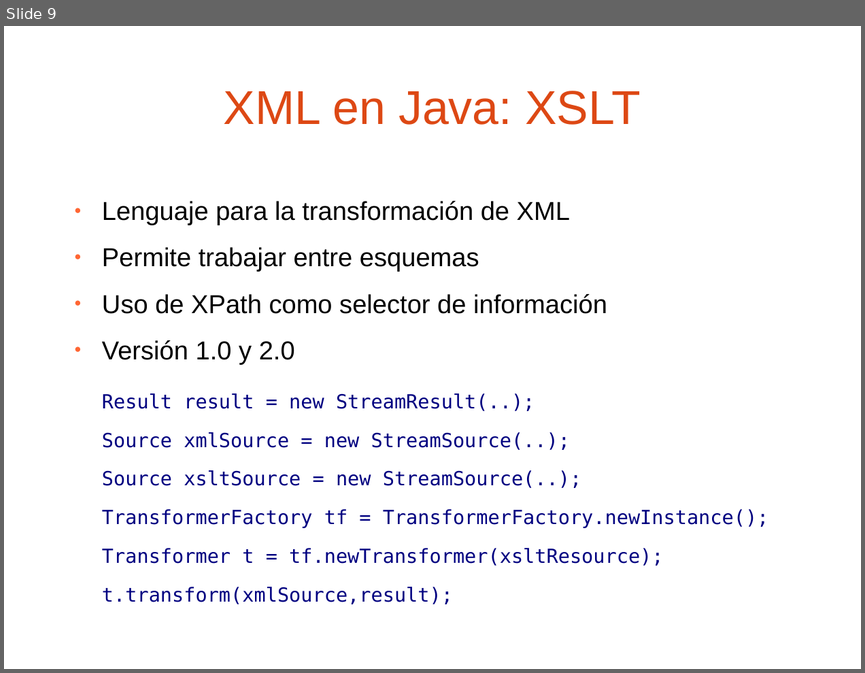
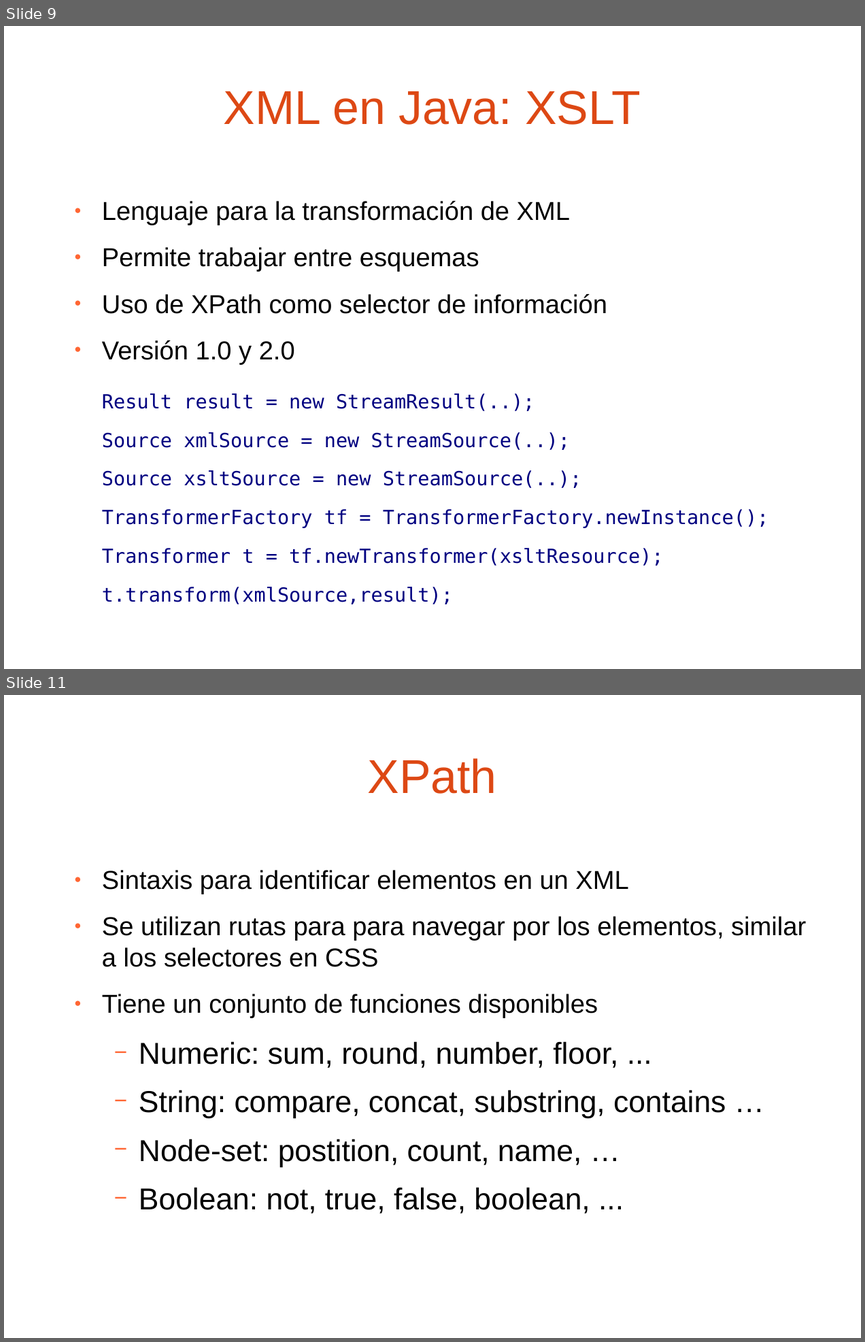
Before and after one commit to jpuerto/barcampes2012-cocoon, a slide deck: presentacion/Procesamiento de XML con Apache Cocoon 3.0.odp. Shown one above the other, each under a label of ours: slide 9 before the commit, slides 9 and 11 after it; the slides between them are not shown. The pictures are 865x673 and 865x1342 pixels, drawn with LibreOffice and Linux fonts; fonts in the diff are those of the drawing; background and template pictures are left out. Boxes give left, top, right and bottom in pixels: in the first picture for what was removed or moved away, otherwise in the second. Text is boxed around its words. In the diff, an @@ line names an element or a change of style, - is before the commit and + after.

```diff
--- a/presentacion/Procesamiento de XML con Apache Cocoon 3.0.odp
+++ b/presentacion/Procesamiento de XML con Apache Cocoon 3.0.odp
@@ slide 11 added at (4,695,861,1338), background picture (left out) @@
@@ title added at (368,758,497,794), 44 pt, text #DD4814 @@
+XPath
@@ text added at (102,870,806,1213), 24 pt, text #000000 @@
+● Sintaxis para identificar elementos en un XML
+● Se utilizan rutas para para navegar por los elementos, similar a los selectores en CSS
+● Tiene un conjunto de funciones disponibles
+  − Numeric: sum, round, number, floor, ...
+  − String: compare, concat, substring, contains …
+  − Node-set: postition, count, name, …
+  − Boolean: not, true, false, boolean, ...
```
Also in this commit, not shown: 5 slides changed, 12 other slides added.
